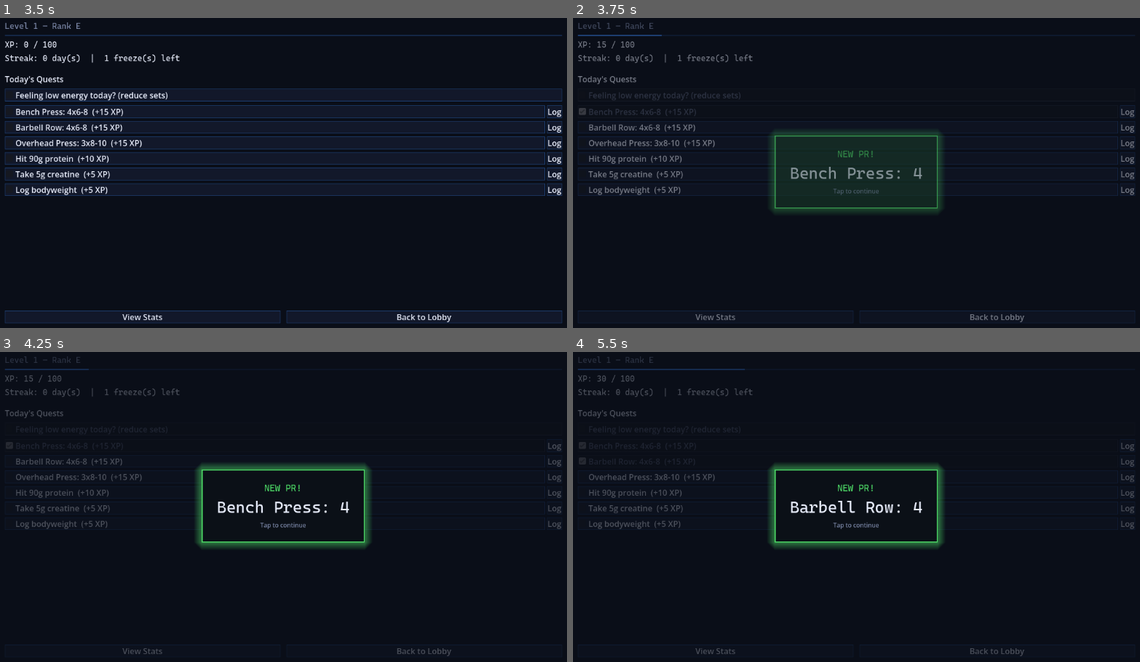
Above: before the commit, frames 1-4 (two rows, left to right).
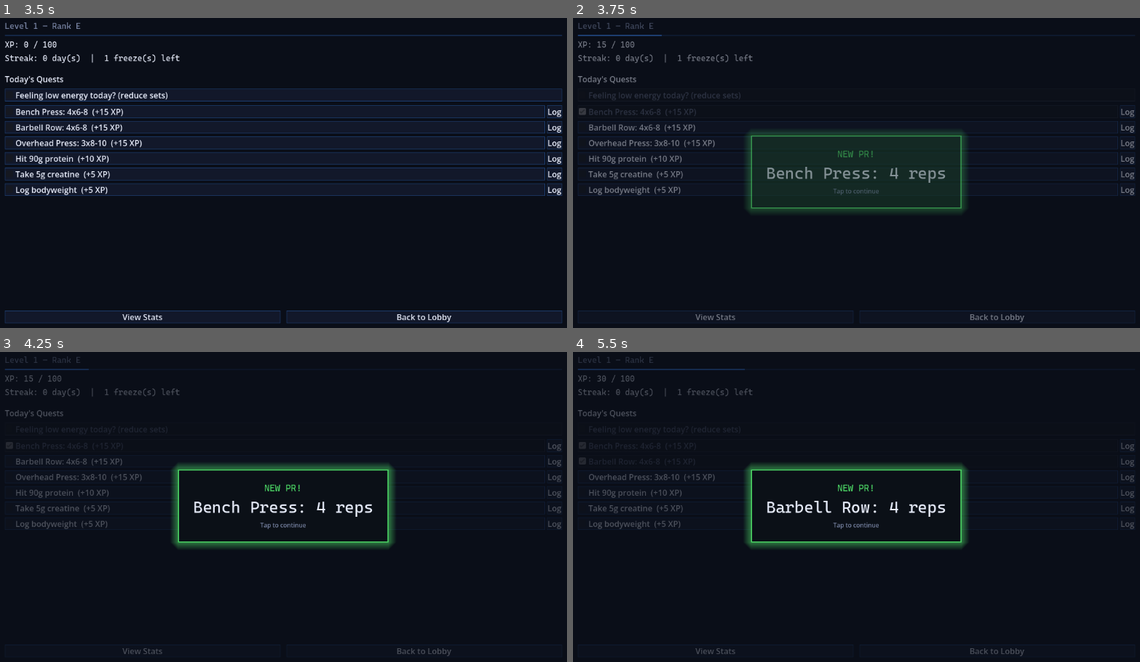
Above: after the commit, the same moments.

Repository: exo-jhop/Solo-Gym-Leveling
Game: Godot game, scene res://scenes/lobby/lobby.tscn
Same seed, same stepped clock (60 frames per second), same inputs: the game is played once before the commit and once after it.
Inputs:
- Up to frame 1 (3.5 s): click "Stats" at 0.5 s; click "Back" at 1.25 s; click "Dismiss" at 2 s; click "Today's Quests" at 2.75 s
- Up to frame 2 (3.75 s): click "Bench Press: 4x6-8 (+15 XP)" at 3.5 s
- Up to frame 3 (4.25 s): no input
- Up to frame 4 (5.5 s): click "Log" at 4.25 s; click "Barbell Row: 4x6-8 (+15 XP)" at 5 s

Frame 1 is identical in both runs. In frame 2, 1.7% of the frame differs, in the area x 30-70%, y 36-63%; in frame 3, 2.1%; in frame 4, 2.2%, in the area x 30-70%, y 36-64%.

Commit message:
Track weight, not set-count, as the PR metric for lift quests
logged_value on a lift quest is sets completed, which isn't a meaningful
personal record. Add an optional logged_weight field to Quest and a
weight input on Quest Detail (blank for bodyweight movements like
Pull-Up). PRTracker now keys each exercise's record by whichever metric
that completion actually used - weight when entered, reps (logged_value)
otherwise - keeping the two in separate slots per exercise so they're
never compared against each other.

Diff:
--- a/scenes/quest_detail/quest_detail.gd
+++ b/scenes/quest_detail/quest_detail.gd
@@ -8,6 +8,8 @@
 @onready var meta_label: Label = $Margin/Root/MetaLabel
 @onready var target_label: Label = $Margin/Root/TargetLabel
 @onready var logged_value_input: LineEdit = $Margin/Root/LoggedValueRow/LoggedValueInput
+@onready var logged_weight_row: HBoxContainer = $Margin/Root/LoggedWeightRow
+@onready var logged_weight_input: LineEdit = $Margin/Root/LoggedWeightRow/LoggedWeightInput
 @onready var status_label: Label = $Margin/Root/StatusLabel
 @onready var complete_button: Button = $Margin/Root/ButtonRow/CompleteButton
 @onready var back_button: Button = $Margin/Root/ButtonRow/BackButton
@@ -34,21 +36,31 @@
 	meta_label.text = "Category: %s   |   Reward: +%d XP -> %s" % [quest.category, quest.xp_reward, quest.stat_reward]
 	target_label.text = "Target: %s %s" % [_format_number(quest.target_value), quest.unit]
 
+	logged_weight_row.visible = quest.category == "lift"
+
 	if quest.completed:
 		logged_value_input.text = _format_number(quest.logged_value)
 		logged_value_input.editable = false
+		logged_weight_input.text = _format_number(quest.logged_weight) if quest.logged_weight > 0.0 else ""
+		logged_weight_input.editable = false
 		complete_button.disabled = true
-		status_label.text = "Completed — logged %s %s" % [_format_number(quest.logged_value), quest.unit]
+		var status := "Completed — logged %s %s" % [_format_number(quest.logged_value), quest.unit]
+		if quest.logged_weight > 0.0:
+			status += " at %s" % _format_number(quest.logged_weight)
+		status_label.text = status
 	else:
 		logged_value_input.text = _format_number(quest.target_value)
 		logged_value_input.editable = true
+		logged_weight_input.text = ""
+		logged_weight_input.editable = true
 		complete_button.disabled = false
 		status_label.text = "Not completed yet"
 
 
 func _on_complete_pressed() -> void:
 	var value := logged_value_input.text.to_float()
-	QuestManager.complete_quest(quest.id, value)
+	var weight := logged_weight_input.text.to_float() if logged_weight_input.text.strip_edges() != "" else 0.0
+	QuestManager.complete_quest(quest.id, value, weight)
 	_populate()
 
 
--- a/scenes/quest_detail/quest_detail.tscn
+++ b/scenes/quest_detail/quest_detail.tscn
@@ -46,6 +46,19 @@
 layout_mode = 2
 size_flags_horizontal = 3
 
+[node name="LoggedWeightRow" type="HBoxContainer" parent="Margin/Root"]
+layout_mode = 2
+theme_override_constants/separation = 8
+
+[node name="LoggedWeightLabel" type="Label" parent="Margin/Root/LoggedWeightRow"]
+layout_mode = 2
+text = "Weight (optional):"
+
+[node name="LoggedWeightInput" type="LineEdit" parent="Margin/Root/LoggedWeightRow"]
+layout_mode = 2
+size_flags_horizontal = 3
+placeholder_text = "Leave blank for bodyweight"
+
 [node name="StatusLabel" type="Label" parent="Margin/Root"]
 layout_mode = 2
 text = "Not completed yet"
--- a/scenes/stats/stats.gd
+++ b/scenes/stats/stats.gd
@@ -49,7 +49,7 @@
 	exercise_names.sort()
 	for exercise_name in exercise_names:
 		var row := Label.new()
-		row.text = "%s: %s" % [exercise_name, PRTracker.format_value(PRTracker.personal_records[exercise_name])]
+		row.text = "%s: %s" % [exercise_name, PRTracker.format_record(PRTracker.personal_records[exercise_name])]
 		pr_list.add_child(row)
 
 
--- a/scenes/system_popup/system_popup.gd
+++ b/scenes/system_popup/system_popup.gd
@@ -56,9 +56,9 @@
 	_process_queue()
 
 
-func _on_new_pr(exercise_name: String, value: float) -> void:
+func _on_new_pr(exercise_name: String, value: float, metric: String) -> void:
 	_queue.append({
-		"kind": "NEW PR!", "value": "%s: %s" % [exercise_name, PRTracker.format_value(value)], "hint": "Tap to continue",
+		"kind": "NEW PR!", "value": "%s: %s" % [exercise_name, PRTracker.format_record({"value": value, "metric": metric})], "hint": "Tap to continue",
 		"accent": NEW_PR_ACCENT, "value_color": LEVEL_UP_COLOR,
 	})
 	_process_queue()
--- a/scripts/autoload/pr_tracker.gd
+++ b/scripts/autoload/pr_tracker.gd
@@ -1,12 +1,19 @@
 extends Node
 
-## Tracks each exercise's best-ever logged_value from completed lift quests (v3 PR Tracker).
+## Tracks each exercise's best-ever performance from completed lift quests (v3 PR Tracker).
 ## Lives as its own autoload rather than on HunterStats, mirroring HistoryManager —
 ## HunterStats is pure progression state (level/xp/rank), this is a separate per-exercise ledger.
+##
+## "Weighted" vs "bodyweight" isn't a static property of the exercise — Quest/Exercise carry
+## no such flag — so it's decided per completion, from whether a weight was actually entered
+## (logged_weight > 0.0). A weighted completion's record is measured in logged_weight; a
+## bodyweight completion (weight left blank, e.g. Pull-Up) falls back to logged_value (reps).
+## The two metrics are kept in separate slots per exercise so they never get compared against
+## each other, since mixing "80kg" against "12 reps" would be meaningless.
 
-signal new_pr(exercise_name: String, value: float)
+signal new_pr(exercise_name: String, value: float, metric: String)  # metric: "weight" or "reps"
 
-var personal_records: Dictionary = {}  # exercise_name -> best logged_value
+var personal_records: Dictionary = {}  # exercise_name -> {"metric": "weight"|"reps", "value": float}
 
 
 func _ready() -> void:
@@ -16,10 +23,17 @@
 func _on_quest_completed(quest: Quest) -> void:
 	if quest.category != "lift" or quest.exercise_name == "":
 		return
-	var best: float = personal_records.get(quest.exercise_name, 0.0)
-	if quest.logged_value > best:
-		personal_records[quest.exercise_name] = quest.logged_value
-		new_pr.emit(quest.exercise_name, quest.logged_value)
+
+	var is_weighted := quest.logged_weight > 0.0
+	var metric := "weight" if is_weighted else "reps"
+	var candidate: float = quest.logged_weight if is_weighted else quest.logged_value
+
+	var current: Dictionary = personal_records.get(quest.exercise_name, {})
+	if current.get("metric", "") == metric and candidate <= current.get("value", 0.0):
+		return
+
+	personal_records[quest.exercise_name] = {"metric": metric, "value": candidate}
+	new_pr.emit(quest.exercise_name, candidate, metric)
 
 
 ## Shared display formatting so the popup and Stats list render values identically.
@@ -29,9 +43,17 @@
 	return str(value)
 
 
+## Human-readable "80" or "12 reps" depending on metric, for popup/Stats display.
+func format_record(record: Dictionary) -> String:
+	var text := format_value(record.get("value", 0.0))
+	if record.get("metric", "") == "reps":
+		text += " reps"
+	return text
+
+
 func to_dict() -> Dictionary:
-	return personal_records.duplicate()
+	return personal_records.duplicate(true)
 
 
 static func from_dict(data: Dictionary) -> Dictionary:
-	return data.duplicate()
+	return data.duplicate(true)
--- a/scripts/autoload/quest_manager.gd
+++ b/scripts/autoload/quest_manager.gd
@@ -128,11 +128,12 @@
 
 
 ## Marks a quest complete by id and emits quest_completed. Returns false if not found or already done.
-func complete_quest(quest_id: String, logged_value: float = 0.0) -> bool:
+func complete_quest(quest_id: String, logged_value: float = 0.0, logged_weight: float = 0.0) -> bool:
 	for quest in current_quests:
 		if quest.id == quest_id and not quest.completed:
 			quest.completed = true
 			quest.logged_value = logged_value
+			quest.logged_weight = logged_weight
 			quest_completed.emit(quest)
 			return true
 	return false
--- a/scripts/resources/quest.gd
+++ b/scripts/resources/quest.gd
@@ -12,6 +12,7 @@
 @export var unit: String = ""  # "reps", "g", "kg"
 @export var completed: bool = false
 @export var logged_value: float = 0.0
+@export var logged_weight: float = 0.0  # optional; 0.0 means no weight was entered (bodyweight exercise)
 
 # Lift-quest-only fields (spec v2 4.3, low-energy toggle). Kept as data rather than
 # parsed back out of `title`, so toggling the reduction never depends on display text.
@@ -31,6 +32,7 @@
 		"unit": unit,
 		"completed": completed,
 		"logged_value": logged_value,
+		"logged_weight": logged_weight,
 		"exercise_name": exercise_name,
 		"rep_range": rep_range,
 		"original_target_value": original_target_value,
@@ -48,6 +50,7 @@
 	quest.unit = data.get("unit", "")
 	quest.completed = data.get("completed", false)
 	quest.logged_value = data.get("logged_value", 0.0)
+	quest.logged_weight = data.get("logged_weight", 0.0)
 	quest.exercise_name = data.get("exercise_name", "")
 	quest.rep_range = data.get("rep_range", "")
 	quest.original_target_value = data.get("original_target_value", -1.0)
